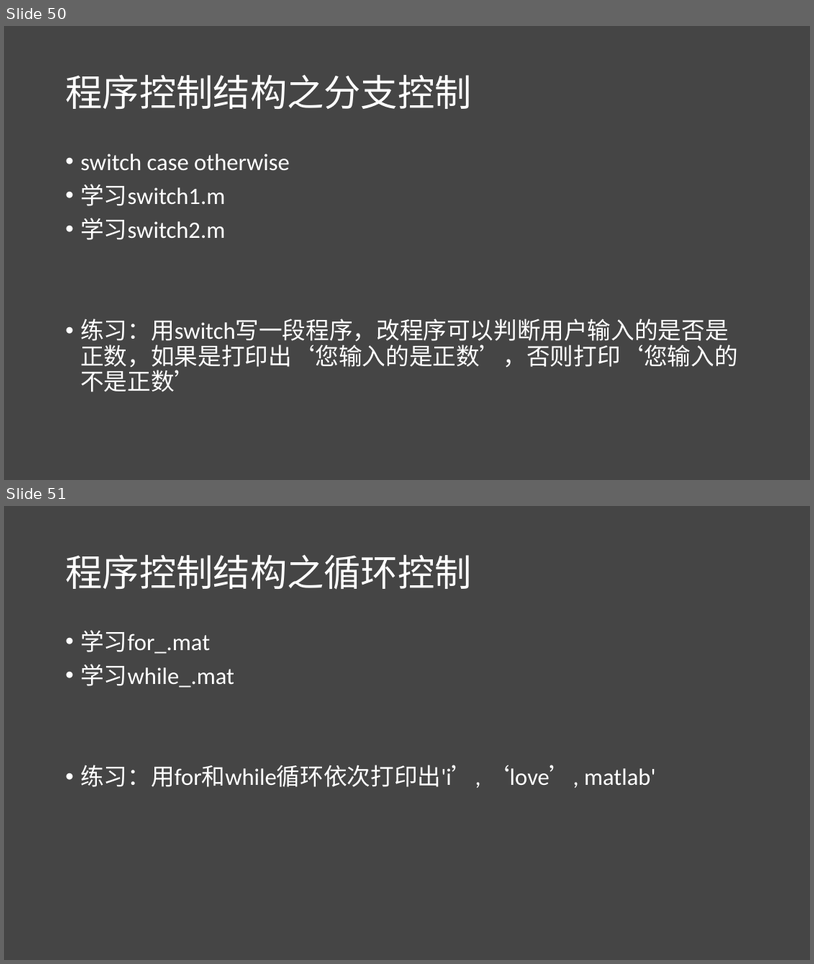
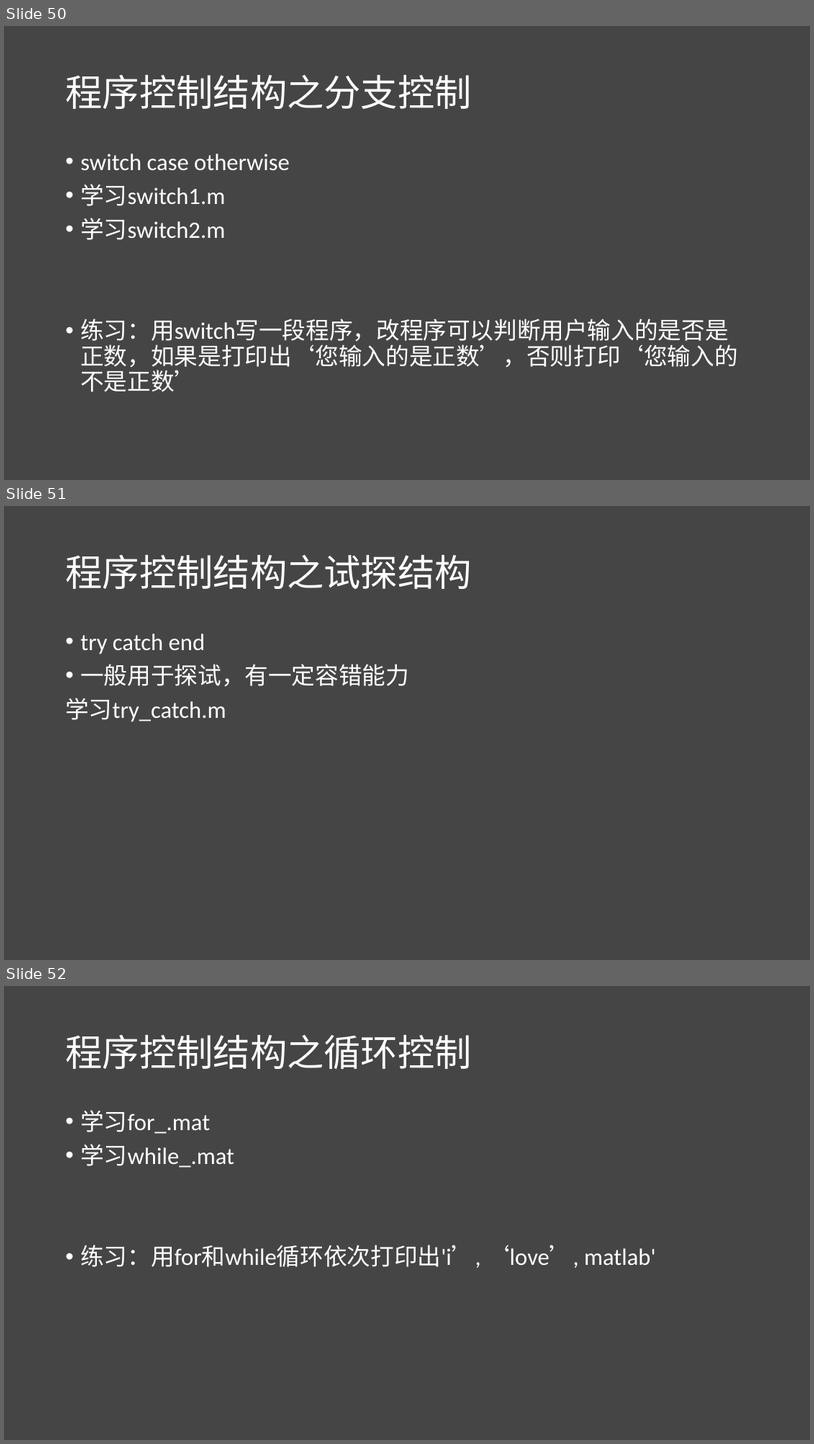
Before and after one commit to lichao312214129/lc_rsfmri_tools_python, a slide deck: The_first_ml_training/第一届机器学习实战班.pptx. Shown one above the other, each under a label of ours: slides 50 and 51 before the commit, slides 50, 51 and 52 after it. The pictures are 814x964 and 814x1444 pixels, drawn with LibreOffice and Linux fonts; fonts in the diff are those of the drawing. Boxes give left, top, right and bottom in pixels: in the first picture for what was removed or moved away, otherwise in the second. Text is boxed around its words. In the diff, an @@ line names an element or a change of style, - is before the commit and + after.

```diff
--- a/The_first_ml_training/第一届机器学习实战班.pptx
+++ b/The_first_ml_training/第一届机器学习实战班.pptx
@@ slide 51 added at bbox=[4, 506, 810, 960], background #454545 @@
@@ title added at bbox=[65, 554, 472, 589], 44 pt, text #FFFFFF @@
+程序控制结构之试探结构
@@ text added at bbox=[65, 633, 409, 722], 28 pt, text #FFFFFF @@
+• try catch end
+• 一般用于探试，有一定容错能力
+学习try_catch.m
@@ what was slide 51 is now slide 52 @@
```
Also in this commit, not shown: 2 other slides added, 1 slide removed, 1 other file.
